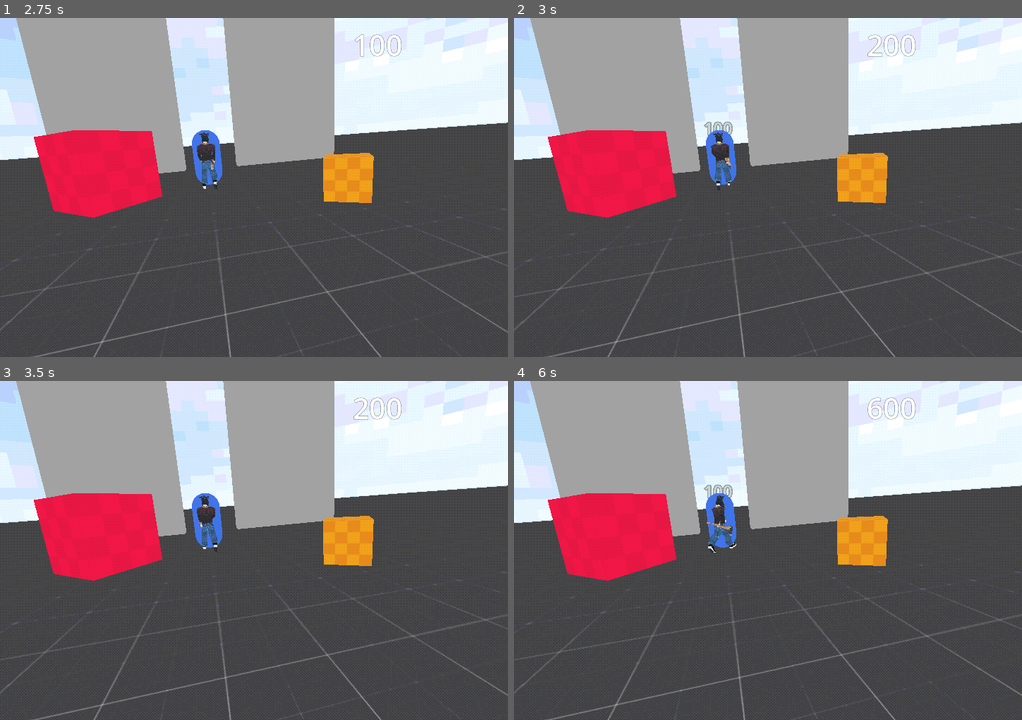
Above: before the commit, frames 1-4 (two rows, left to right).
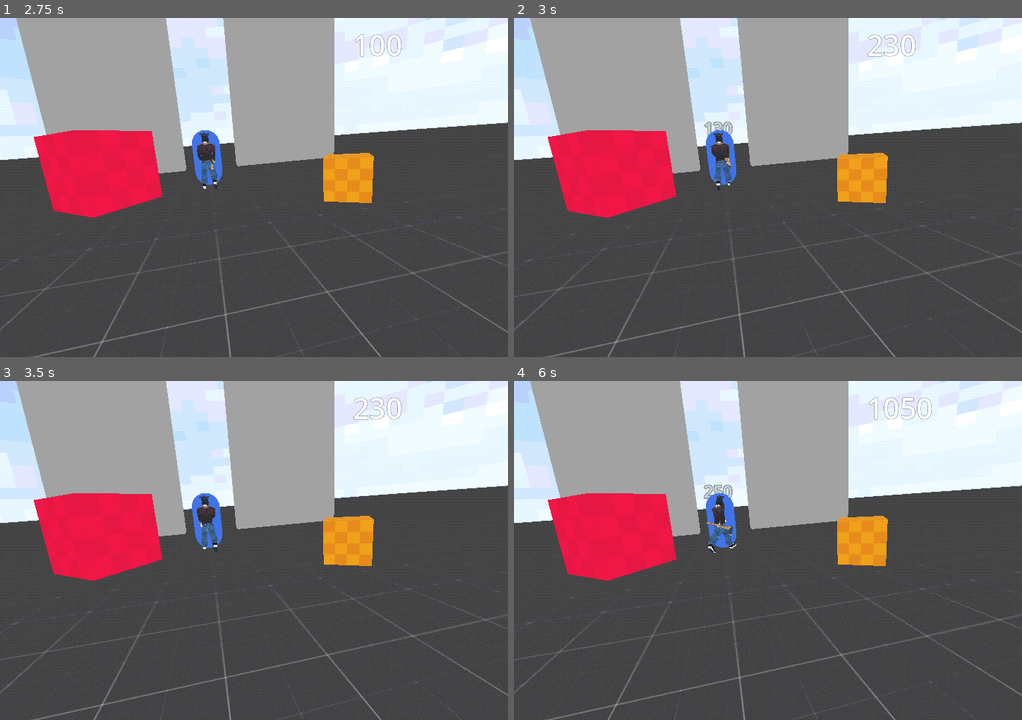
Above: after the commit, the same moments.

Repository: bluebanana21/boar-man
Game: Godot game, scene res://scenes/world.tscn
Same seed, same stepped clock (60 frames per second), same inputs: the game is played once before the commit and once after it.
Inputs (mouse positions are in pixels of both pictures, inside the frame that each line leads up to):
- Up to frame 1 (2.75 s): move the mouse to (284, 187) at 0.52 s; press the mouse at (284, 187) at 0.53 s; hold W (forward) from 0.53 s (still down); move the mouse to (228, 187) at 1.27 s; release the mouse at (228, 187) at 1.28 s; click (228, 187) at 1.35 s; move the mouse to (264, 180) at 2.02 s; press the mouse at (264, 180) at 2.03 s
- Up to frame 2 (3 s): keep holding W (forward); tap Enter at 2.75 s; move the mouse to (762, 194) at 2.77 s; release the mouse at (762, 194) at 2.78 s; click (762, 194) at 2.85 s
- Up to frame 3 (3.5 s): keep holding W (forward)
- Up to frame 4 (6 s): move the mouse to (803, 553) at 3.52 s; press the mouse at (803, 553) at 3.53 s; move the mouse to (727, 547) at 4.27 s; release the mouse at (727, 547) at 4.28 s; click (727, 547) at 4.35 s; move the mouse to (773, 550) at 5.02 s; press the mouse at (773, 550) at 5.03 s; tap Space at 5.75 s; move the mouse to (747, 543) at 5.77 s; release W (forward) at 5.78 s; release the mouse at (747, 543) at 5.78 s; hold D (right) from 5.78 s (still down); click (747, 543) at 5.85 s

Frame 1 is identical in both runs. In frame 2, less than 0.1% of the frame differs, in the area x 39-76%, y 5-34%; in frame 3, less than 0.1%; in frame 4, 0.2%, in the area x 37-83%, y 4-35%.

Commit message:
combo-system-pt

Diff:
--- a/project.godot
+++ b/project.godot
@@ -18,7 +18,6 @@
 [autoload]
 
 PhantomCameraManager="*res://addons/phantom_camera/scripts/managers/phantom_camera_manager.gd"
-DamageNumbers="*res://scripts/damage_numbers.gd"
 
 [display]
 
--- a/scenes/player.tscn
+++ b/scenes/player.tscn
@@ -328,21 +328,21 @@
 bones/7/rest = Transform3D(0.113638, 0.985997, -0.122047, 0.0751962, 0.113954, 0.990636, 0.990672, -0.121751, -0.0611938, 0.0183, 0.19039, -0.00355813)
 bones/7/enabled = true
 bones/7/position = Vector3(0.0183, 0.19039, -0.00355813)
-bones/7/rotation = Quaternion(-0.523059, -0.504943, -0.414442, 0.54743)
+bones/7/rotation = Quaternion(-0.541845, -0.480098, -0.396836, 0.564296)
 bones/7/scale = Vector3(1, 0.999999, 1)
 bones/8/name = "upper_arm.L"
 bones/8/parent = 7
 bones/8/rest = Transform3D(0.0983943, 0.0802588, 0.991906, -0.995052, -0.00588488, 0.0991825, 0.0137976, -0.996756, 0.0792827, -0.00175682, 0.181514, -0.0238596)
 bones/8/enabled = true
 bones/8/position = Vector3(-0.00175682, 0.181514, -0.0238596)
-bones/8/rotation = Quaternion(-0.489581, 0.423133, -0.517192, 0.560163)
+bones/8/rotation = Quaternion(-0.604207, 0.649893, -0.297769, 0.352004)
 bones/8/scale = Vector3(1, 0.999999, 1)
 bones/9/name = "forearm.L"
 bones/9/parent = 8
 bones/9/rest = Transform3D(0.93602, 0.187783, 0.297666, -0.00810107, 0.857038, -0.51519, -0.351855, 0.479816, 0.803725, -5.58794e-09, 0.278044, -8.84756e-09)
 bones/9/enabled = true
 bones/9/position = Vector3(-5.58794e-09, 0.278044, -8.84756e-09)
-bones/9/rotation = Quaternion(0.0853606, 0.12988, -0.148016, 0.976697)
+bones/9/rotation = Quaternion(0.165997, 0.180103, -0.0655469, 0.967322)
 bones/9/scale = Vector3(1, 1, 1)
 bones/10/name = "hand.L"
 bones/10/parent = 9
@@ -356,21 +356,21 @@
 bones/11/rest = Transform3D(0.113638, -0.985997, 0.122047, -0.0751966, 0.113954, 0.990636, -0.990672, -0.121752, -0.0611941, -0.0183, 0.19039, -0.00355814)
 bones/11/enabled = true
 bones/11/position = Vector3(-0.0183, 0.19039, -0.00355814)
-bones/11/rotation = Quaternion(-0.507025, 0.524901, 0.428559, 0.532674)
+bones/11/rotation = Quaternion(-0.464282, 0.572384, 0.461797, 0.493519)
 bones/11/scale = Vector3(1, 1, 1)
 bones/12/name = "upper_arm.R"
 bones/12/parent = 11
 bones/12/rest = Transform3D(0.0983939, -0.0802586, -0.991906, 0.995052, -0.00588524, 0.0991822, -0.0137978, -0.996757, 0.0792824, 0.00175683, 0.181514, -0.0238595)
 bones/12/enabled = true
 bones/12/position = Vector3(0.00175683, 0.181514, -0.0238595)
-bones/12/rotation = Quaternion(-0.537149, -0.507531, 0.452014, 0.499567)
+bones/12/rotation = Quaternion(-0.42414, -0.316616, 0.581282, 0.618038)
 bones/12/scale = Vector3(1, 1, 1)
 bones/13/name = "forearm.R"
 bones/13/parent = 12
 bones/13/rest = Transform3D(0.93602, -0.187783, -0.297666, 0.00810096, 0.857038, -0.51519, 0.351855, 0.479816, 0.803725, 2.79397e-08, 0.278044, 9.31323e-09)
 bones/13/enabled = true
 bones/13/position = Vector3(2.79397e-08, 0.278044, 9.31323e-09)
-bones/13/rotation = Quaternion(0.240673, -0.110689, 0.203149, 0.942632)
+bones/13/rotation = Quaternion(0.193076, -0.052505, 0.275629, 0.940209)
 bones/13/scale = Vector3(1, 1, 1)
 bones/14/name = "hand.R"
 bones/14/parent = 13
@@ -398,28 +398,28 @@
 bones/17/rest = Transform3D(0.981691, 0.187697, -0.0324336, 0.190457, -0.969817, 0.152254, -0.00287693, -0.155644, -0.987809, 0.098, 0.0675742, 0.0156842)
 bones/17/enabled = true
 bones/17/position = Vector3(0.098, 0.0675742, 0.0156842)
-bones/17/rotation = Quaternion(0.994168, 0.0933493, -0.0209844, 0.0497609)
+bones/17/rotation = Quaternion(0.980245, 0.0900123, -0.0324393, 0.173106)
 bones/17/scale = Vector3(1, 1, 1)
 bones/18/name = "shin.L"
 bones/18/parent = 17
 bones/18/rest = Transform3D(0.985935, -0.163665, 0.033846, 0.163582, 0.986516, 0.00519947, -0.0342406, 0.000410266, 0.999413, 1.28057e-09, 0.307797, -9.31323e-10)
 bones/18/enabled = true
 bones/18/position = Vector3(1.28057e-09, 0.307797, -9.31323e-10)
-bones/18/rotation = Quaternion(0.467033, 0.0652023, 0.0652165, 0.879418)
+bones/18/rotation = Quaternion(0.0918183, 0.0269686, 0.0803076, 0.992166)
 bones/18/scale = Vector3(1, 1, 0.999999)
 bones/19/name = "foot.L"
 bones/19/parent = 18
 bones/19/rest = Transform3D(0.999699, -0.00270438, -0.0244004, 0.0244846, 0.182216, 0.982954, 0.00178785, -0.983255, 0.182227, -1.07393e-08, 0.382628, 1.88302e-08)
 bones/19/enabled = true
 bones/19/position = Vector3(-1.07393e-08, 0.382628, 1.88302e-08)
-bones/19/rotation = Quaternion(-0.530456, -0.00725279, 0.00990411, 0.847624)
+bones/19/rotation = Quaternion(-0.609944, -0.00817665, 0.00915641, 0.792349)
 bones/19/scale = Vector3(1, 1, 1)
 bones/20/name = "toe.L"
 bones/20/parent = 19
 bones/20/rest = Transform3D(-1, 4.53409e-08, 1.45115e-07, 6.81997e-09, 0.966911, -0.255113, -1.5188e-07, -0.255113, -0.966911, 2.30175e-09, 0.159298, 6.10605e-08)
 bones/20/enabled = true
 bones/20/position = Vector3(2.30175e-09, 0.159298, 6.10605e-08)
-bones/20/rotation = Quaternion(-1.38242e-07, 0.951534, -0.307543, 1.00564e-07)
+bones/20/rotation = Quaternion(1.37158e-08, 0.99167, -0.128803, 7.49402e-08)
 bones/20/scale = Vector3(1, 1, 1)
 bones/21/name = "heel.02.L"
 bones/21/parent = 19
@@ -433,28 +433,28 @@
 bones/22/rest = Transform3D(0.981694, -0.187697, 0.0324296, -0.190457, -0.969817, 0.152255, 0.00287289, -0.155644, -0.987811, -0.098, 0.0675742, 0.0156841)
 bones/22/enabled = true
 bones/22/position = Vector3(-0.098, 0.0675742, 0.0156841)
-bones/22/rotation = Quaternion(0.995378, -0.0944139, 0.015506, -0.0082665)
+bones/22/rotation = Quaternion(0.960483, -0.0952508, -0.00903886, -0.261378)
 bones/22/scale = Vector3(1, 1, 1)
 bones/23/name = "shin.R"
 bones/23/parent = 22
 bones/23/rest = Transform3D(0.985935, 0.163664, -0.0338455, -0.163582, 0.986516, 0.00520045, 0.0342403, 0.000409221, 0.999414, -1.00117e-08, 0.307797, 9.31323e-09)
 bones/23/enabled = true
 bones/23/position = Vector3(-1.00117e-08, 0.307797, 9.31323e-09)
-bones/23/rotation = Quaternion(0.180009, -0.036201, -0.0779336, 0.979904)
+bones/23/rotation = Quaternion(0.160291, -0.0341487, -0.0785217, 0.983349)
 bones/23/scale = Vector3(1, 1, 1)
 bones/24/name = "foot.R"
 bones/24/parent = 23
 bones/24/rest = Transform3D(0.999699, 0.00270235, 0.0243995, -0.0244834, 0.182218, 0.982953, -0.00178974, -0.983254, 0.182229, -2.28465e-08, 0.382627, 8.09086e-09)
 bones/24/enabled = true
 bones/24/position = Vector3(-2.28465e-08, 0.382627, 8.09086e-09)
-bones/24/rotation = Quaternion(-0.704611, 0.00926227, -0.00805562, 0.709488)
+bones/24/rotation = Quaternion(-0.52524, 0.0071923, -0.00994749, 0.850865)
 bones/24/scale = Vector3(1, 1, 1)
 bones/25/name = "toe.R"
 bones/25/parent = 24
 bones/25/rest = Transform3D(-1, -2.02669e-07, -6.01546e-07, -4.25013e-08, 0.966911, -0.255113, 6.33345e-07, -0.255113, -0.966911, -7.25345e-09, 0.159298, 5.70291e-08)
 bones/25/enabled = true
 bones/25/position = Vector3(-7.25345e-09, 0.159298, 5.70291e-08)
-bones/25/rotation = Quaternion(-1.85309e-07, 0.986352, -0.164651, -3.23406e-07)
+bones/25/rotation = Quaternion(-1.32709e-07, 0.86203, -0.506858, -3.33721e-07)
 bones/25/scale = Vector3(1, 1, 1)
 bones/26/name = "heel.02.R"
 bones/26/parent = 24
@@ -469,7 +469,7 @@
 skin = SubResource("Skin_csxyf")
 
 [node name="BoneAttachment3D" type="BoneAttachment3D" parent="metarig/Skeleton3D"]
-transform = Transform3D(-0.934661, 0.340868, -0.101087, -0.35553, -0.898311, 0.258137, -0.002817, 0.27721, 0.960805, -0.181152, 0.172351, -0.0475568)
+transform = Transform3D(-0.8129, 0.571681, -0.111243, -0.50103, -0.589065, 0.634013, 0.296924, 0.571125, 0.76528, -0.105883, 0.257441, 0.208093)
 bone_name = "hand.R"
 bone_idx = 14
 
--- a/scenes/point_counter.gd
+++ /dev/null
@@ -1 +0,0 @@
-extends Label
--- a/scenes/world.tscn
+++ b/scenes/world.tscn
@@ -138,6 +138,10 @@
 theme_override_font_sizes/font_size = 41
 text = "HOLYSHIIT"
 
+[node name="KillTimer" type="Timer" parent="SubViewportContainer/GameManager"]
+wait_time = 2.0
+one_shot = true
+
 [node name="SubViewport" type="SubViewport" parent="SubViewportContainer"]
 handle_input_locally = false
 size = Vector2i(720, 480)
@@ -235,7 +239,7 @@
 shape = SubResource("BoxShape3D_lodn7")
 
 [node name="PhantomCamera3D3" type="Node3D" parent="SubViewportContainer/SubViewport/Cameras" node_paths=PackedStringArray("look_at_target")]
-transform = Transform3D(-0.9481, -0.0446096, 0.314827, -1.86265e-09, 0.99011, 0.140294, -0.317972, 0.133013, -0.938723, 6.33634, 2.82361, -18.8931)
+transform = Transform3D(-0.9481, -0.0446096, 0.314828, -1.86265e-09, 0.99011, 0.140294, -0.317972, 0.133013, -0.938723, 6.33634, 2.82361, -18.8931)
 script = ExtResource("6_m5yp5")
 look_at_mode = 2
 look_at_target = NodePath("../../boar-man-char")
@@ -263,3 +267,5 @@
 
 [node name="victim" parent="SubViewportContainer/SubViewport" instance=ExtResource("13_dyovg")]
 transform = Transform3D(1, 0, 0, 0, 1, 0, 0, 0, 1, 0, 1, -5.68125)
+
+[connection signal="timeout" from="SubViewportContainer/GameManager/KillTimer" to="SubViewportContainer/GameManager" method="_on_kill_timer_timeout"]
--- a/scripts/game_manager.gd
+++ b/scripts/game_manager.gd
@@ -1,9 +1,19 @@
 extends Node
 
 @onready var point_counter: Label = $CanvasLayer/PointCounter
+@onready var kill_timer: Timer = $KillTimer
 
 var score:int = 0
+var kill_ponts:int = 100
 
+#adds point when damaging victim
 func add_point():
-	score += 100
+	score += kill_ponts
 	point_counter.text = str(score)
+	kill_timer.start()
+
+	kill_ponts += 30
+
+
+func _on_kill_timer_timeout() -> void:
+	kill_ponts = 100
--- a/scripts/player.gd
+++ b/scripts/player.gd
@@ -35,7 +35,7 @@
 	move_and_slide()
 
 func _input(event: InputEvent) -> void:
-	if Input.is_action_just_pressed("attack"):
+	if event.is_action_pressed("attack"):
 		print("axe swung")
 		AxeSwing()
 
--- a/scripts/victim.gd
+++ b/scripts/victim.gd
@@ -7,7 +7,6 @@
 
 const SPEED: float = 5.0
 const JUMP_VELOCITY: float = 4.5
-var combo_points: int = 100
 
 func _ready() -> void:
 	victim_label.visible = false
@@ -17,7 +16,7 @@
 
 func damage() -> void:
 	victim_label.visible = true
-	victim_label.text = str(combo_points)
+	victim_label.text = str(game_manager.kill_ponts)
 	animation_player.play("appear")
 	game_manager.add_point()
 	print("victim dead")
